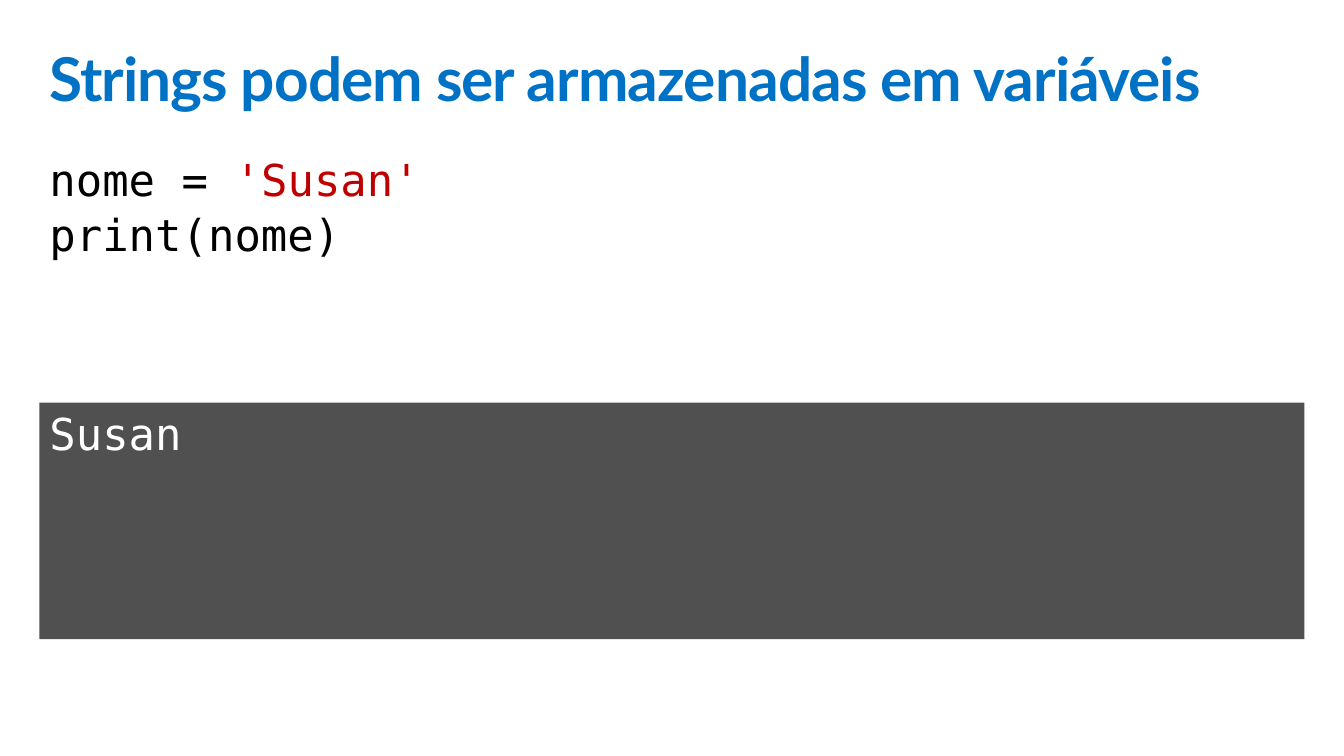
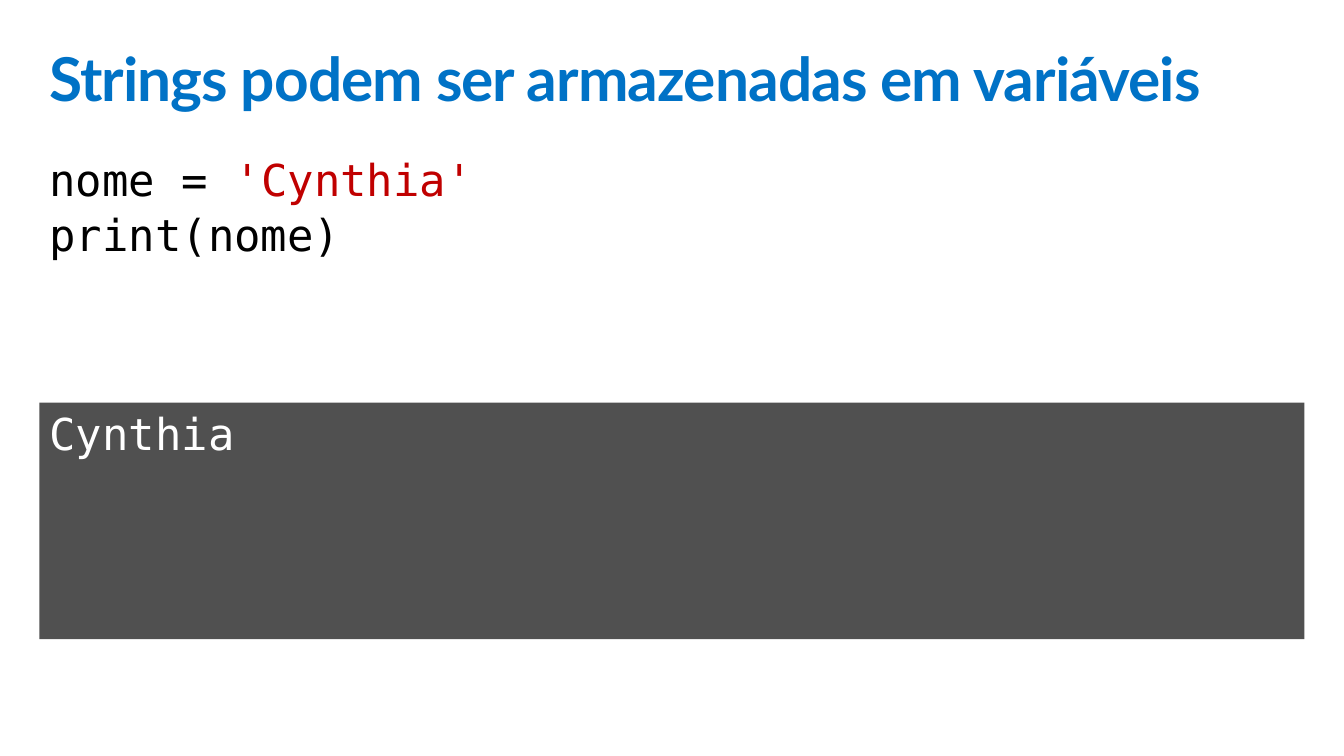
Before and after one commit to cyz/c9-python-getting-started, a slide deck: slide 2 of python-for-beginners/Slides/4 - StringVariables.pptx. Drawn at 1344x756 pixels with LibreOffice and Linux fonts; fonts in the diff are those of the drawing. Boxes give left, top, right and bottom in pixels: in the first picture for what was removed or moved away, otherwise in the second. Text is boxed around its words. In the diff, an @@ line names an element or a change of style, - is before the commit and + after.

```diff
--- a/python-for-beginners/Slides/4 - StringVariables.pptx
+++ b/python-for-beginners/Slides/4 - StringVariables.pptx
@@ text at bbox=[49, 162, 473, 205]: text changed @@
-nome = 'Susan'
+nome = 'Cynthia'
@@ text in rectangle at bbox=[49, 416, 234, 459]: text changed @@
-Susan
+Cynthia
```
Also in this commit, not shown: 3 other slides changed, 14 other files.
